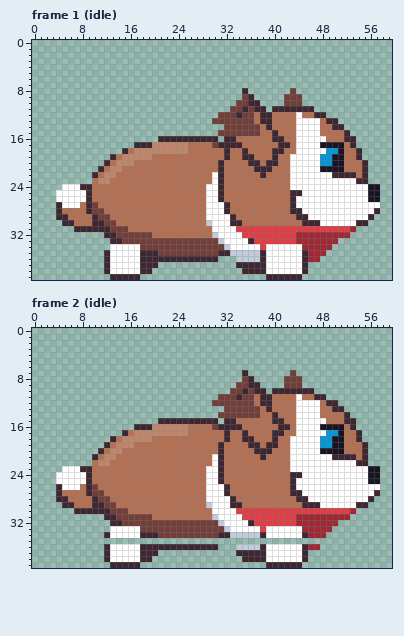
File history of a pixel-art file, art/antagonists/dog-antagonist.aseprite. The picture above was drawn from the file before the commit.
60x40 pixels, 19 frames. Shown: frame 1 (idle), frame 2 (idle). The commit also changed other frames, which this record leaves out.
The same view after the edit:
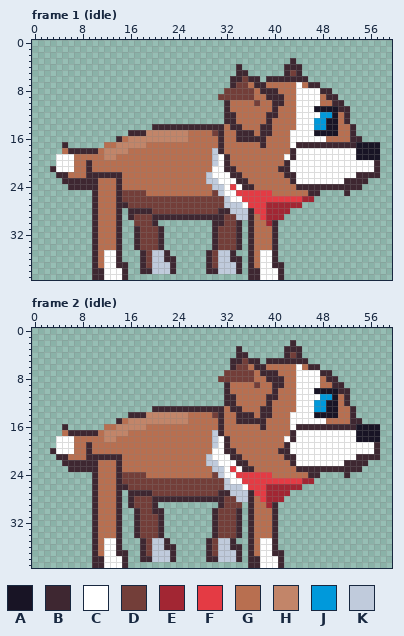
Palette (. is transparent): A #181425  B #3e2731  C #ffffff  D #733e39  E #a22633  F #e43b44  G #b86f50  H #c28569  J #0099db  K #c0cbdc
Edits made:
Changed rows in their new state; - is an unchanged pixel.
Frame 1 (idle):
first column x 3:
 3 ----------------------------------------B--------------
 4 -------------------------------B-------BBB-------------
 5 -------------------------------BB------BDB-------------
 6 ------------------------------BBDBB-BBBBBBB------------
 7 ------------------------------BDDGBBGGGGGCGBB----------
 8 -----------------------------DDDDDGBBBGGGCCCCBB--------
 9 ----------------------------DDDD-DGGBBBGGCCCCGBB-------
10 -----------------------------BGGGGDGGBBGGCCCCGGBB------
11 -----------------------------BGGGGGGG-GGGCCCAAAABB-----
12 ----------------------------.BBGGG-G-B----CCCJJAGB-----
13 ---------------------------..BBGGG-G--------JJAAGB-----
14 -----------------BBBBBBBBBBBBGBBGGGB--------JJAAGGB----
15 -------------BBBHHHHHHHGGGGDBGGBBBGBBG--C---AAAA-GB----
16 -----------BGHHHHHHHHHHGGGGGBGGBBBBB-GG-C--------G-B---
17 --B------GGHHHHHGGGGGGG----G-GGG---B--GGCBBBBBBBBB-AAAA
18 --GBBBBBGHHHH-GGGGGGGGG----KBG--G----GG-B-----CCCCCAAAA
19 -CCCGGGGGHH-GGGGG----------KC---GG---G-CB----CCCCCCAAAA
20 -CCCGGBGGG-GGG-------------KCB---GG-GG-B-----CCCCCCCCCB
21 BCCCGGBGG-GG---------------CCBB---GGG-BB-----CCCCCCCCCB
22 -BBGGGB-BBBB--------------K-CCBB---G---BB------CCCCB-BB
23 --BBBBBBGG-B--------------KKCCCBB-------B--------BB----
24 --.BB--B---B--------------GKKCFCBB------GBBBBBBBBBBB...
25 -......B---BDDDD----------GDKCCFFFFFF---GGGBB....B.....
26 -......B---BDDDDDDDDDDDDDDDDDKCCFFFFFFFFFFEE...........
27 -......B---BBDDDDDDDDDDDDDDDDKKKCFFFEEEEEE.............
28 -......BG--B.BBBBDDDDDDDDDDDB-KKKBFFEEEE...............
29 -......-GG-B.BDDDBBBBBBBBBBBBDDKKB-FEEE...............-
30 --.....-GGGB..DDDB.........BBDD-.B--EB...............--
31 ----...-GGGB..BDDDB........BDDDB.BGGGB.............----
32 -------BGGGB..B--DB........BDDDB.BGGGB............-----
33 -------BGGG-..B---B........BDDDB.-GGGB..........-------
34 -------BGGGB..B---B........B-DDB.BGGGB.........--------
35 -------BGC-B...-DKKB......B-KKB..BGC-B........---------
36 -------BGC-B...-DKK--.....-DKKBB.BGC-B.......----------
37 -------BGC-BB..-DKKKB-----BDKKK-.-GC-BB....------------
38 -------BBC--B..--KKKB-----BBKKKB.--C--B....------------
39 -------BBCCC-..------------------BBCCC-...-------------
Frame 2 (idle):
first column x 3:
 2 ----------------------------------------B--------------
 3 -------------------------------B-------BBB-------------
 4 -------------------------------BB------BDB-------------
 5 ------------------------------BBDBB-BBBBBBB------------
 6 ------------------------------BDDGBBGGGGGCGBB----------
 7 -----------------------------DDDDDGBBBGGGCCCCBB--------
 8 ----------------------------DDDD-DGGBBBGGCCCCGBB-------
 9 -----------------------------BGGGGDGGBBGGCCCCGGBB------
10 -----------------------------BGGGGGGG-GGGCCCAAAABB-----
11 ----------------------------.BBGGG-G-B----CCCJJAGB-----
12 ---------------------------..BBGGG-G--------JJAAGB-----
13 -----------------BBBBBBBBBBBBGBBGGGB--------JJAAGGB----
14 -------------BBBHHHHHHHGGGGDBGGBBBGBBG--C---AAAA-GB----
15 -----------BGHHHHHHHHHHGGGGGBGGBBBBB-GG-C--------G-B---
16 --B------GGHHHHHGGGGGGG----G-GGG---B--GGCBBBBBBBBB-AAAA
17 --GBBBBBGHHHH-GGGGGGGGG----KBG--G----GG-B-----CCCCCAAAA
18 -CCCGGGGGHH-GGGGG----------KC---GG---G-CB----CCCCCCAAAA
19 -CCCGGBGGG-GGG-------------KCB---GG-GG-B-----CCCCCCCCCB
20 BCCCGGBGG-GG---------------CCBB---GGG-BB-----CCCCCCCCCB
21 -BBGGGB-BBBB--------------K-CCBB---G---BB------CCCCB-BB
22 --BBBBBBGG-B--------------KKCCCBB-------B--------BB----
23 --.BB--B---B--------------GKKCFCBB------GBBBBBBBBBBB...
24 -......B---BDDDD----------GDKCCFFFFFF---GGGBB....B.....
25 -......B---BDDDDDDDDDDDDDDDDDKCCFFFFFFFFFFEE...........
26 -......B---BBDDDDDDDDDDDDDDDDKKKCFFFEEEEEE.............
27 -......BG--B.BBBBDDDDDDDDDDDB-KKKBFFEEEE...............
28 -......-GG-B.BDDDBBBBBBBBBBBBDDKKB-FEEE...............-
29 --.....-GGGB.BDDDB..........BDDD.B--EB...............--
30 ----...-GGGB..BDDBB........BDDDB.BGGGB.............----
31 -------BGGGB..B--DB........BDDDB.BGGGB............-----
32 -------BGGG-..B---B........BDDDB.-GGGB..........-------
33 -------BGGGB..B---B........B-DDB.BGGGB.........--------
34 -------BGGGB..BDDDB........BDDDB.BGGGB........---------
35 -------BGCCB---BDKKB------BDKKB--BGCCB-----------------
36 -------BGC-B...-DKK--.....-DKKBB.BGC-B.......----------
37 -------BGC-BB..-DKKKB-----BDKKK-.-GC-BB....------------
38 -------BBC--B..--KKKB-----BBKKKB.--C--B....------------
39 -------BBCCC-..------------------BBCCC-...-------------
Boxes around the changes in both pictures, in picture pixels (x1, y1, x2, y2):
changed: (50, 58, 380, 280)
changed: (50, 340, 380, 568)
